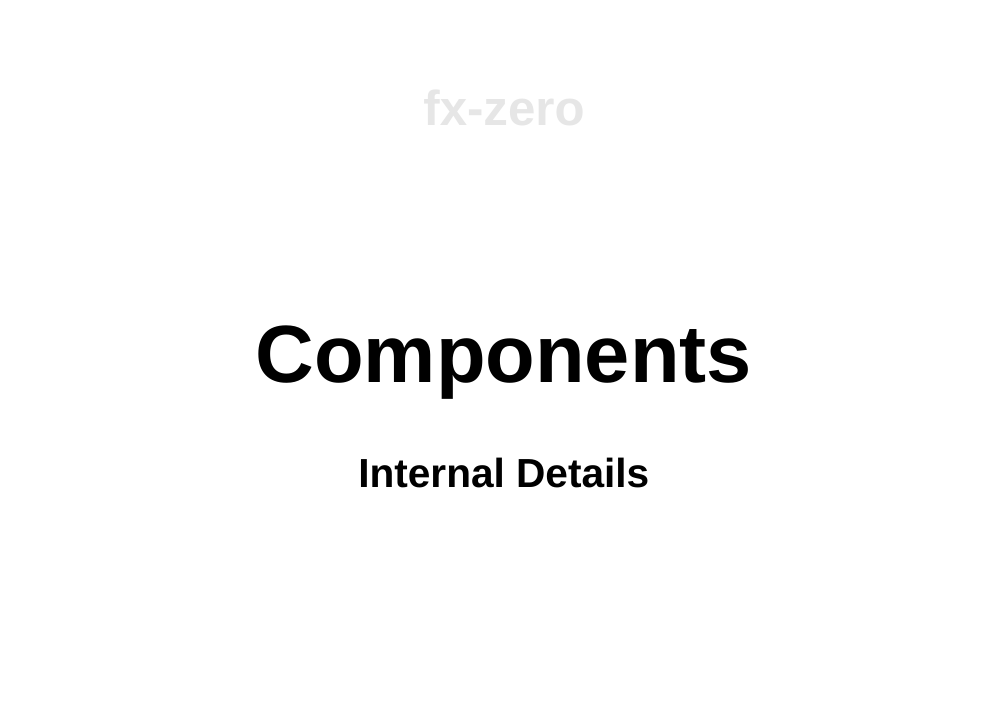
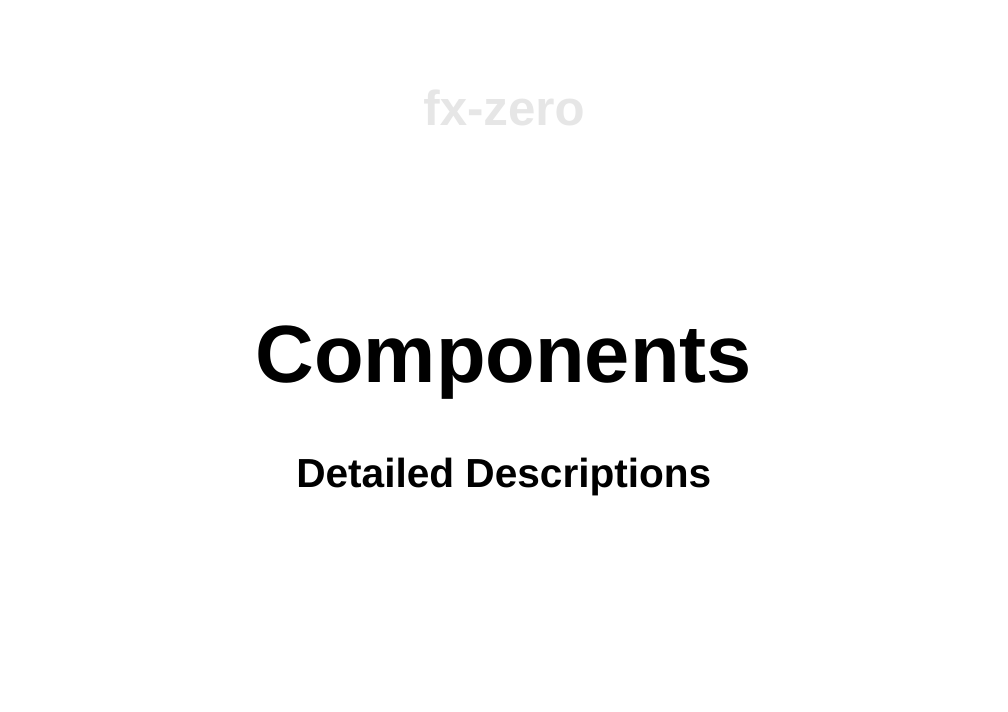
Before and after one commit to hsk81/fx-zero, a slide deck: slide 19 of doc/presentation/fx-zero.odp. Drawn at 1008x712 pixels with LibreOffice and Linux fonts; fonts in the diff are those of the drawing. Boxes give left, top, right and bottom in pixels: in the first picture for what was removed or moved away, otherwise in the second. Text is boxed around its words. In the diff, an @@ line names an element or a change of style, - is before the commit and + after.

Commit message:
Have added server and database components' descriptions.

```diff
--- a/doc/presentation/fx-zero.odp
+++ b/doc/presentation/fx-zero.odp
@@ subtitle at (296,457,711,495): text changed @@
-Internal Details
+Detailed Descriptions
```
Also in this commit, not shown: 3 other slides changed, 2 slides added, 2 other files.
